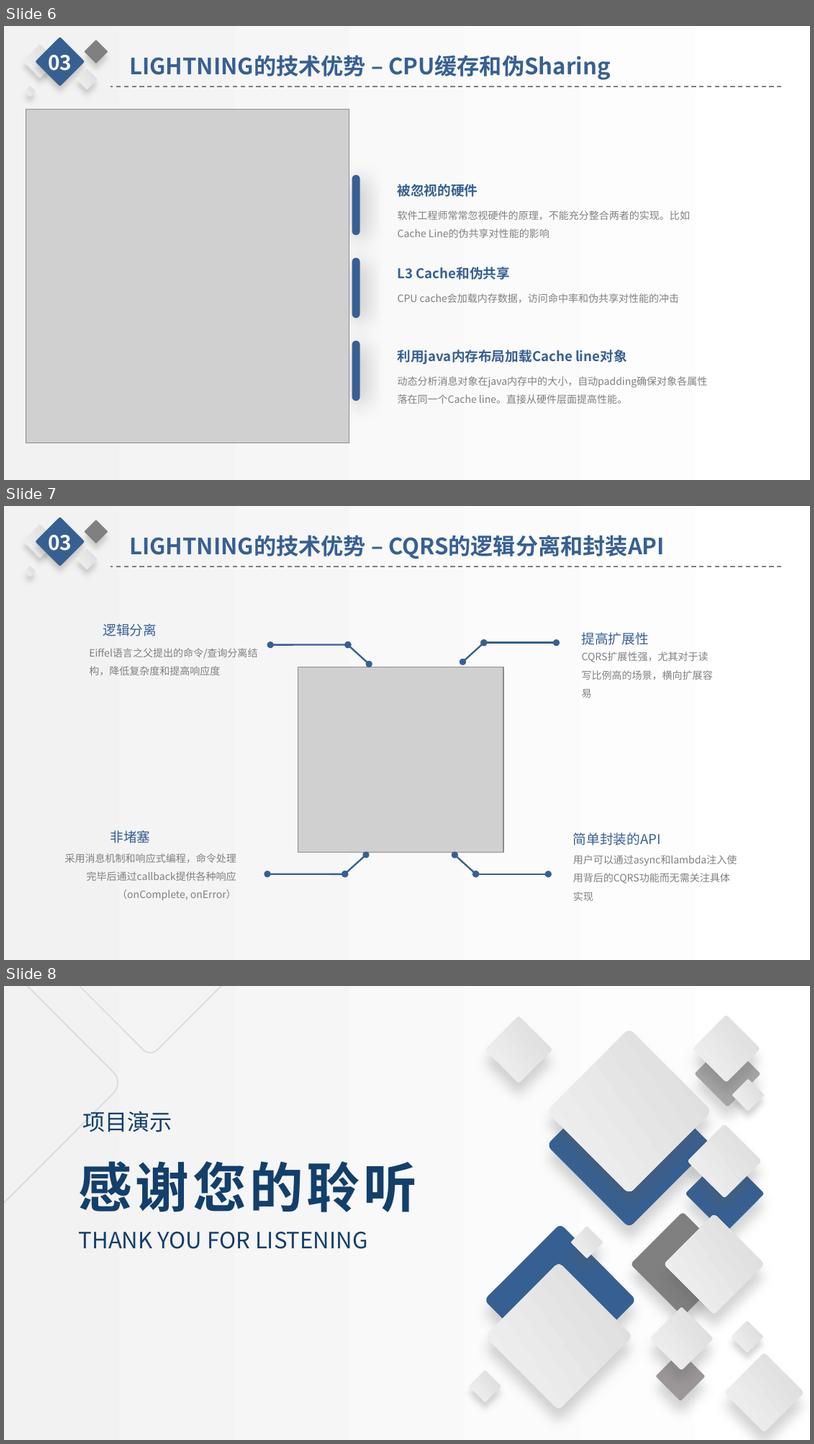
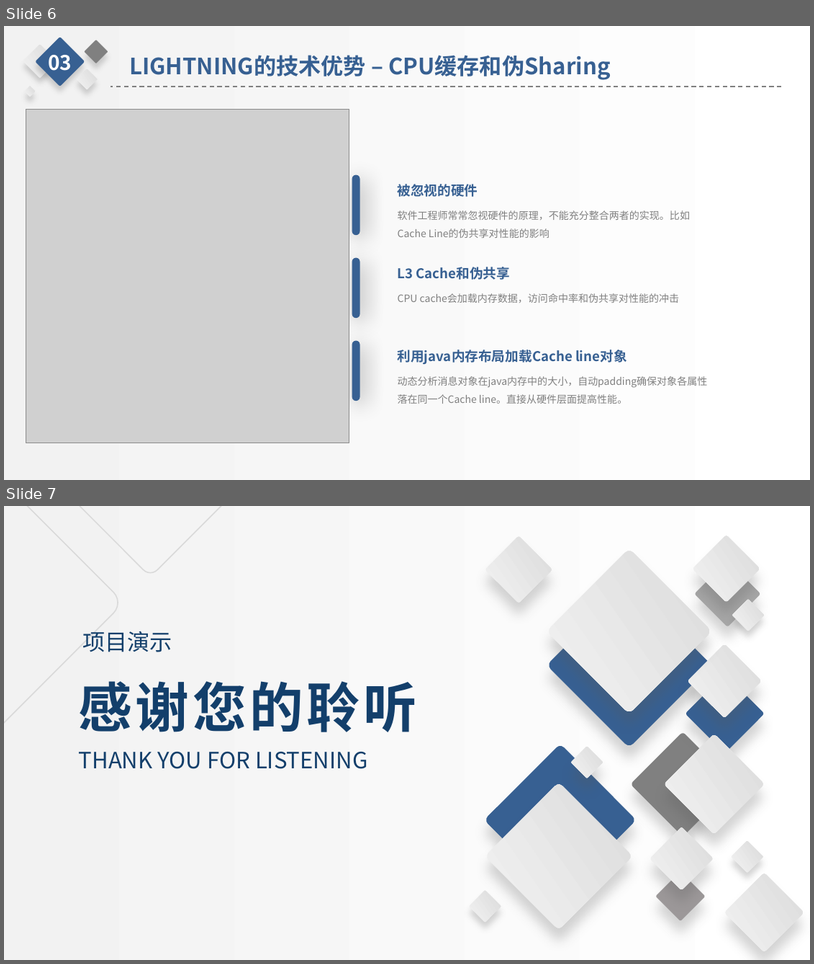
Before and after one commit to moutainhigh/event-cqrs-parent, a slide deck: doc/LIGHTNING 超大规模数据处理框架.pptx. Shown one above the other, each under a label of ours: slides 6, 7 and 8 before the commit, slides 6 and 7 after it. The pictures are 814x1444 and 814x964 pixels, drawn with LibreOffice and Linux fonts; fonts in the diff are those of the drawing; grey boxes stand for pictures; background and template pictures are left out. Boxes give left, top, right and bottom in pixels: in the first picture for what was removed or moved away, otherwise in the second. Text is boxed around its words. In the diff, an @@ line names an element or a change of style, - is before the commit and + after.

Commit message:
ppt update

```diff
--- a/doc/LIGHTNING 超大规模数据处理框架.pptx
+++ b/doc/LIGHTNING 超大规模数据处理框架.pptx
@@ slide 7 removed at box(4, 506, 810, 960), background picture (left out); not listed: 1 template element that a slide beside it also shows @@
@@ group removed at box(23, 516, 782, 576): 5 rounded rectangles, 2 texts, 1 line @@
-LIGHTNING的技术优势 – CQRS的逻辑分离和封装API
-03
@@ text removed at box(103, 623, 157, 636) @@
-逻辑分离
@@ text removed at box(582, 632, 649, 645) @@
-提高扩展性
@@ text removed at box(89, 648, 257, 675) @@
-Eiffel语言之父提出的命令/查询分离结构，降低复杂度和提高响应度
@@ double arrow removed from (348, 645) to (271, 645) @@
@@ double arrow removed from (369, 664) to (348, 645) @@
@@ double arrow removed from (463, 662) to (484, 642) @@
@@ double arrow removed from (484, 642) to (556, 642) @@
@@ text removed at box(582, 651, 713, 698) @@
-CQRS扩展性强，尤其对于读写比例高的场景，横向扩展容易
@@ picture removed at box(298, 667, 504, 852) @@
@@ text removed at box(111, 830, 151, 843) @@
-非堵塞
@@ text removed at box(574, 832, 661, 845) @@
-简单封装的API
@@ text removed at box(65, 853, 237, 900) @@
-采用消息机制和响应式编程，命令处理完毕后通过callback提供各种响应（onComplete, onError）
@@ double arrow removed from (366, 854) to (345, 874) @@
@@ double arrow removed from (455, 854) to (476, 874) @@
@@ text removed at box(574, 854, 738, 865) @@
-用户可以通过async和lambda注入使用背后的CQRS功能而无需关注具体实现
@@ double arrow removed from (345, 874) to (268, 874) @@
@@ double arrow removed from (476, 874) to (548, 874) @@
@@ what was slide 8 is now slide 7 @@
```
